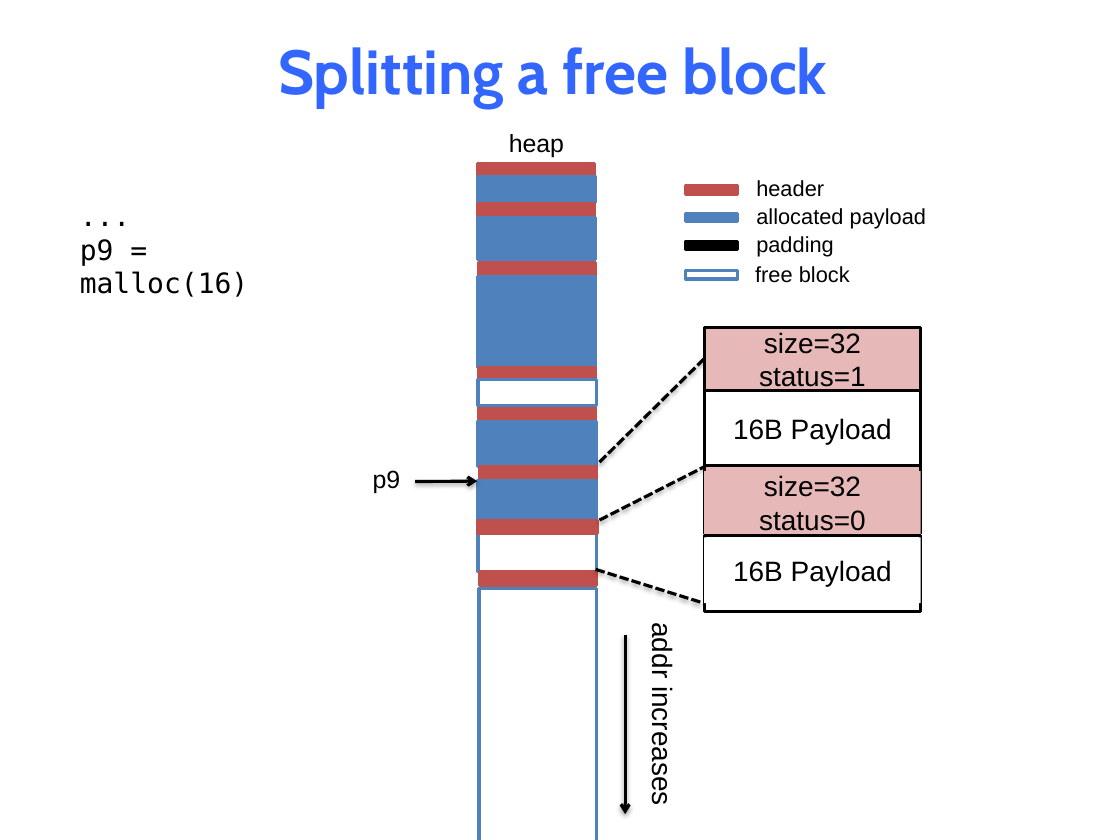
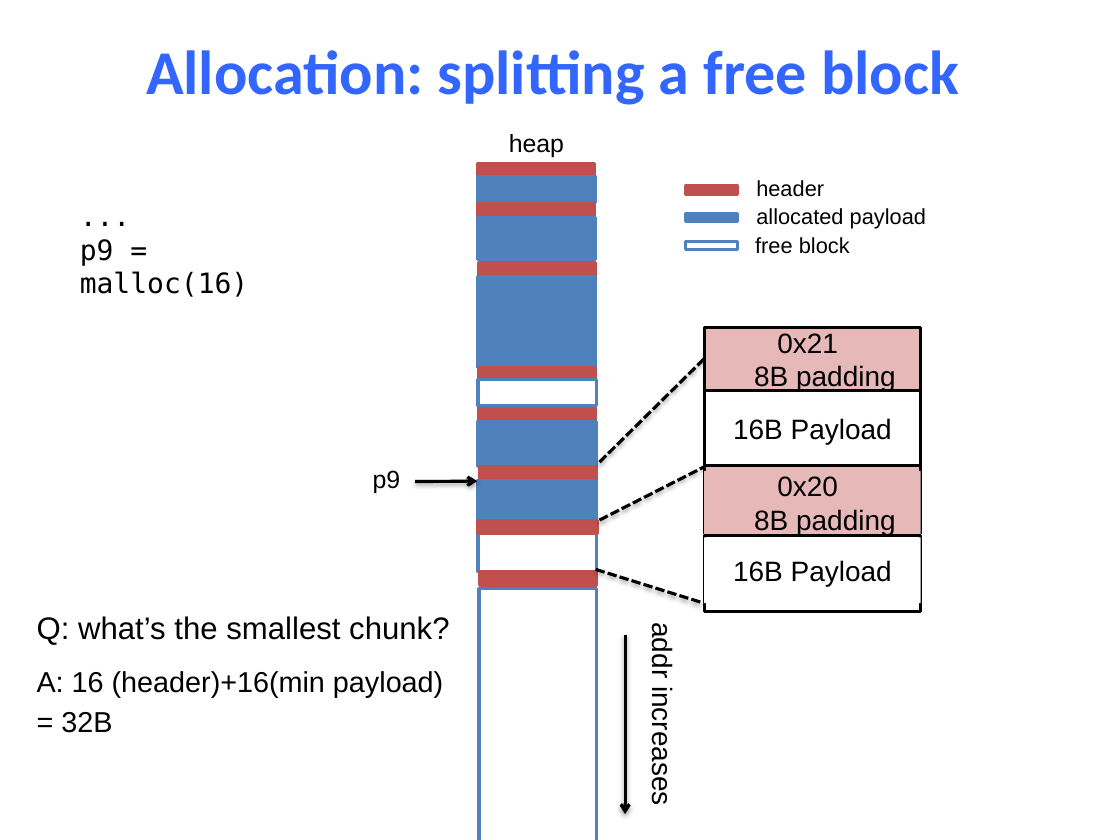
Before and after one commit to NYU-CSO/nyu-cso.github.io, a slide deck: slide 33 of notes/14-Dynamic_Allocator.pptx. Drawn at 1120x840 pixels with LibreOffice and Linux fonts; fonts in the diff are those of the drawing. Boxes give left, top, right and bottom in pixels: in the first picture for what was removed or moved away, otherwise in the second. Text is boxed around its words. In the diff, an @@ line names an element or a change of style, - is before the commit and + after.

```diff
--- a/notes/14-Dynamic_Allocator.pptx
+++ b/notes/14-Dynamic_Allocator.pptx
@@ title at (146, 50, 959, 105): text changed; font Cabin to Calibri @@
-Splitting a free block
+Allocation: splitting a free block
@@ text "free block": place and size @@
-text "free block" at (755, 266, 850, 283)
+text "free block" at (755, 237, 850, 254)
@@ text removed at (756, 236, 834, 257) @@
-padding
@@ rectangle: place and size @@
-rectangle at (685, 271, 737, 279)
+rectangle at (685, 242, 737, 250)
@@ rectangle removed at (687, 241, 738, 249) @@
@@ text in rectangle at (754, 333, 896, 391): text changed @@
-size=32
-status=1
+0x21
+8B padding
@@ text in rectangle at (754, 476, 896, 535): text changed @@
-size=32
-status=0
+0x20
+8B padding
@@ text added at (37, 616, 449, 645), 20 pt, text #000000 @@
+Q: what’s the smallest chunk?
@@ text added at (37, 671, 443, 733), 18.5 pt, text #000000 @@
+A: 16 (header)+16(min payload)
+= 32B
```
Also in this commit, not shown: 51 other slides changed, 29 slides added, 10 slides removed, 1 other file.
